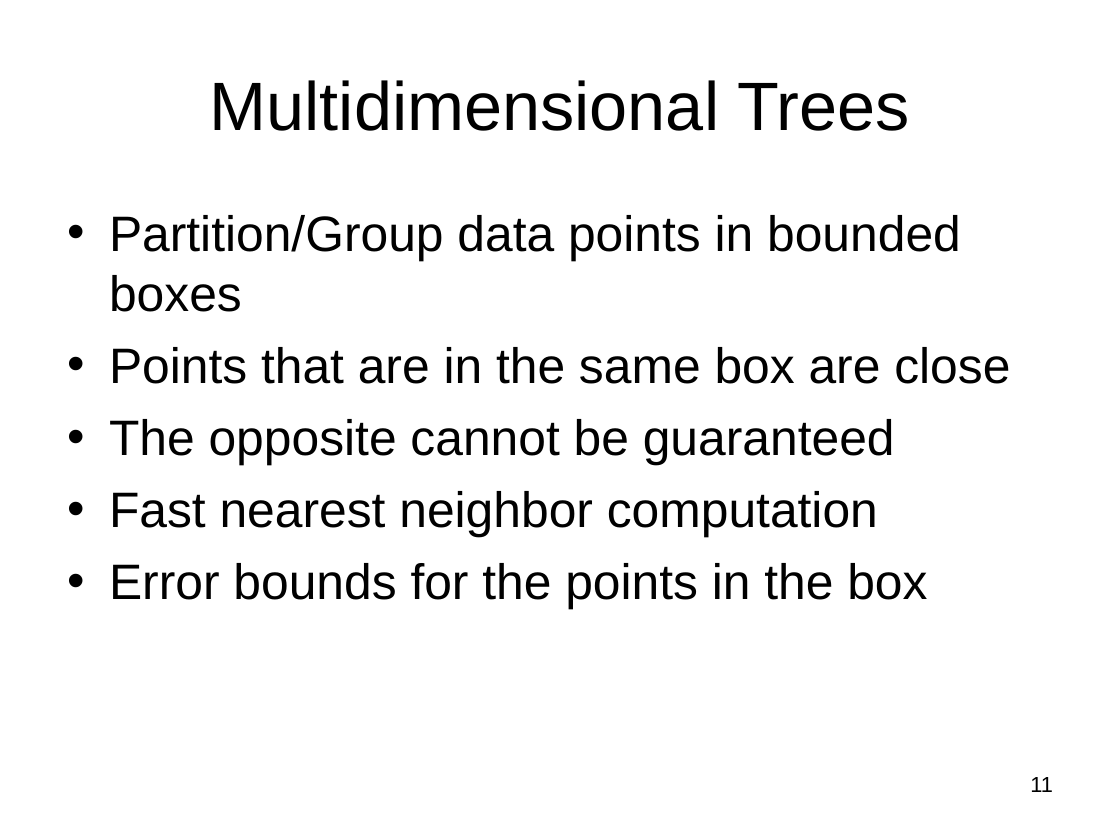
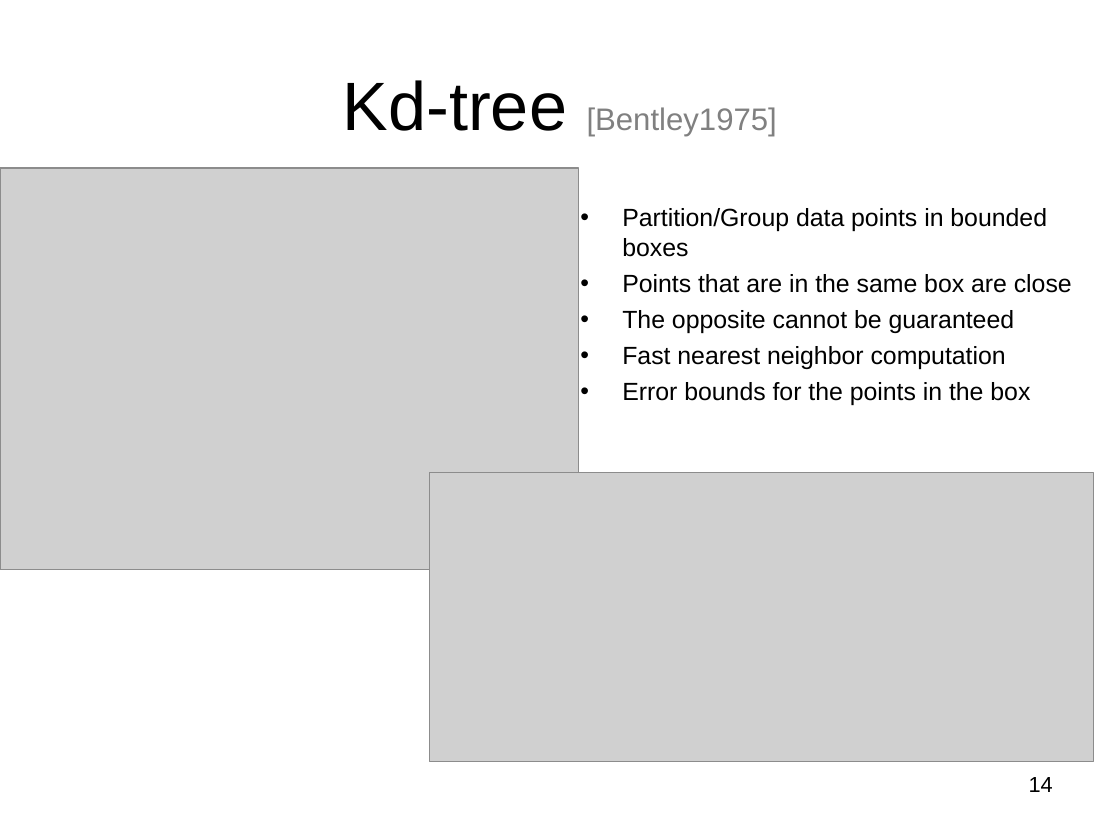
Before and after one commit to subailong/mlpack, a slide deck: slide 14 of fastlib/u/nvasil/docs/proposal/proposal.ppt (slide 11 before the commit). Drawn at 1120x840 pixels with LibreOffice and Linux fonts; fonts in the diff are those of the drawing; grey boxes stand for pictures. Boxes give left, top, right and bottom in pixels: in the first picture for what was removed or moved away, otherwise in the second. Text is boxed around its words. In the diff, an @@ line names an element or a change of style, - is before the commit and + after.

```diff
--- a/fastlib/u/nvasil/docs/proposal/proposal.ppt
+++ b/fastlib/u/nvasil/docs/proposal/proposal.ppt
@@ title at [343, 80, 777, 137]: text changed; size 44 to 20 pt; text colour #000000 to #808080 @@
-Multidimensional Trees
+Kd-tree [Bentley1975]
@@ picture added at [0, 168, 579, 569] @@
@@ text "Partition/Group data points in bounded ...": place and size @@
-text "Partition/Group data points in bounded ..." at [109, 215, 1010, 610]
+text "Partition/Group data points in bounded ..." at [622, 208, 1072, 405]
@@ text "Partition/Group data points in bounded ..." at [622, 208, 1072, 405]: size 32 to 16 pt; less space between paragraphs @@
@@ picture added at [429, 473, 1093, 762] @@
@@ page number at [1029, 777, 1053, 792]: text changed @@
-11
+14
```
Also in this commit, not shown: 23 other slides changed, 8 slides added, 2 slides removed, 2 other files.
